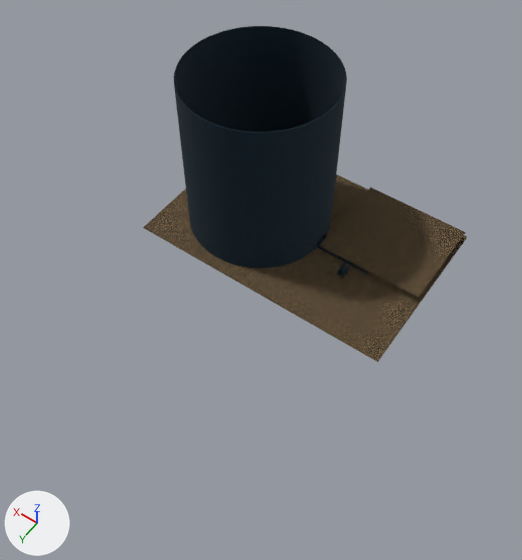
Two versions of the Blender file assets/dungeon.blend, one commit apart.
One viewpoint serves both versions: a camera (50 mm lens) standing at (-63.7, 196.5, 225.3) and looking at (27.6, 68.6, 24.4). Every picture has the same lights, and +X, +Y and +Z are marked at lower left. Objects named as collision shapes, trigger or cutter boxes, shadow casters or lower levels of detail are left out.

The first picture shows 'BigRoom -col', 'Ceiling -convcol', 'Floor -convcol'.
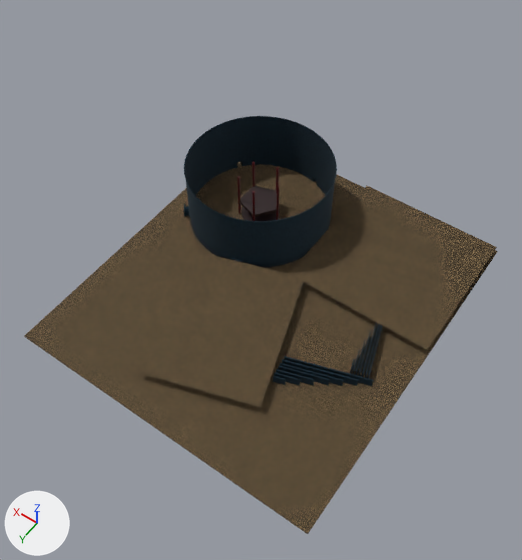
Where the newer file only moved an object's origin or applied its transform, the numbers keep the older frame.

What changed in the scene script:
```text
Change me_cube:
    where me_cube.from_pydata(...)  # 8 vertices, 6 faces; spans x -17.6..94.9, y -14.8..59.1, z -0.2..0.2
    me_cube part 1
    me_cube.vertices[0].co: (94.9, 59.1, 0.2) -> (94.9, 126.0, 0.2)  # pixel (143, 227) -> pixel (23, 336)
    me_cube.vertices[1].co: (94.9, 59.1, -0.2) -> (94.9, 126.0, -0.2)  # pixel (143, 227) -> pixel (24, 336)
    me_cube.vertices[4].co: (-17.6, 59.1, 0.2) -> (-31.1, 126.0, 0.2)  # pixel (377, 361) -> pixel (307, 534)
    me_cube.vertices[5].co: (-17.6, 59.1, -0.2) -> (-31.1, 126.0, -0.2)  # pixel (377, 362) -> pixel (307, 534)
    me_cube.vertices[6].co: (-17.6, -14.8, 0.2) -> (-31.1, -14.8, 0.2)  # pixel (467, 236) -> pixel (497, 251)
    me_cube.vertices[7].co: (-17.6, -14.8, -0.2) -> (-31.1, -14.8, -0.2)  # pixel (467, 237) -> pixel (497, 251)
Change me_cube_005:
    where me_cube_005.from_pydata(...)  # 8 vertices, 6 faces; spans x -0.82..1.37, y -0.63..1.36, z -0.2..0.2
    used by ob_ceiling__convcol; location = (0.0, 0.0, 4.0); scale = (20.4, 20.4, 1.0)
    me_cube_005 part 2: the whole mesh is scaled about its middle by (1.35, 1.47, 1), then moved by (-0.29, 0.47, 0.0)
Change me_cylinder_014:
    remove me_cylinder_014.from_pydata(...)  # 257 vertices, 242 faces; spans x -30.1..30.1, y -30.1..30.1, z -3.0..67.1
    add me_cylinder_014.from_pydata(...)  # 282 vertices, 183 faces; spans x -30.1..30.1, y -30.1..30.1, z -3.0..24.7
    me_cylinder_014 part 3: 126 vertices removed from x -30.1..30.1, y -30.1..30.1, z -0.9..67.1; 151 vertices added at x -30.1..30.1, y -30.1..30.1, z -3.0..24.7
Add ob_wall_013__noimp:
    ob_wall_013__noimp = bpy.data.objects.new('Wall.013 -noimp', me_cube_032)  # a box spanning x 1.77..2.17, y -10.28..-5.65, z -2.26..1.74
    ob_wall_013__noimp.location = (13.4, 91.6, 2.3)
    ob_wall_013__noimp.rotation_euler = (0.0, 0.0, 5.027)  # degrees (0, 0, 288)
Add ob_wall_012__noimp:
    ob_wall_012__noimp = bpy.data.objects.new('Wall.012 -noimp', me_cube_032.copy())
    ob_wall_012__noimp.location = (5.5, 0.2, 2.3)
    ob_wall_012__noimp.rotation_euler = (0.0, 0.0, 3.456)  # degrees (0, 0, 198)
    ob_wall_012__noimp.scale = (1.0, 7.0, 1.0)
Add ob_wall_011__noimp:
    ob_wall_011__noimp = bpy.data.objects.new('Wall.011 -noimp', me_cube_032.copy())
    ob_wall_011__noimp.location = (3.3, 10.4, 2.3)
    ob_wall_011__noimp.rotation_euler = (0.0, 0.0, 3.456)  # degrees (0, 0, 198)
    ob_wall_011__noimp.scale = (1.0, 6.0, 1.0)
Add ob_wall_010__noimp:
    ob_wall_010__noimp = bpy.data.objects.new('Wall.010 -noimp', me_cube_032.copy())
    ob_wall_010__noimp.location = (1.3, 20.3, 2.3)
    ob_wall_010__noimp.rotation_euler = (0.0, 0.0, 3.456)  # degrees (0, 0, 198)
    ob_wall_010__noimp.scale = (1.0, 5.0, 1.0)
Add ob_wall_009__noimp:
    ob_wall_009__noimp = bpy.data.objects.new('Wall.009 -noimp', me_cube_032.copy())
    ob_wall_009__noimp.location = (-0.7, 30.4, 2.3)
    ob_wall_009__noimp.rotation_euler = (0.0, 0.0, 3.456)  # degrees (0, 0, 198)
    ob_wall_009__noimp.scale = (1.0, 4.0, 1.0)
Add ob_wall_008__noimp:
    ob_wall_008__noimp = bpy.data.objects.new('Wall.008 -noimp', me_cube_032.copy())
    ob_wall_008__noimp.location = (-2.9, 40.7, 2.3)
    ob_wall_008__noimp.rotation_euler = (0.0, 0.0, 3.456)  # degrees (0, 0, 198)
    ob_wall_008__noimp.scale = (1.0, 3.0, 1.0)
Add ob_wall_006__noimp:
    ob_wall_006__noimp = bpy.data.objects.new('Wall.006 -noimp', me_cube_032.copy())
    ob_wall_006__noimp.location = (46.9, 93.2, 2.3)
    ob_wall_006__noimp.rotation_euler = (0.0, 0.0, 5.027)  # degrees (0, 0, 288)
    ob_wall_006__noimp.scale = (1.0, 7.0, 1.0)
Add ob_wall_005__noimp:
    ob_wall_005__noimp = bpy.data.objects.new('Wall.005 -noimp', me_cube_032.copy())
    ob_wall_005__noimp.location = (41.4, 92.9, 2.3)
    ob_wall_005__noimp.rotation_euler = (0.0, 0.0, 5.027)  # degrees (0, 0, 288)
    ob_wall_005__noimp.scale = (1.0, 6.0, 1.0)
Add ob_wall_004__noimp:
    ob_wall_004__noimp = bpy.data.objects.new('Wall.004 -noimp', me_cube_032.copy())
    ob_wall_004__noimp.location = (35.9, 92.9, 2.3)
    ob_wall_004__noimp.rotation_euler = (0.0, 0.0, 5.027)  # degrees (0, 0, 288)
    ob_wall_004__noimp.scale = (1.0, 5.0, 1.0)
Add ob_wall_003__noimp:
    ob_wall_003__noimp = bpy.data.objects.new('Wall.003 -noimp', me_cube_032.copy())
    ob_wall_003__noimp.location = (30.3, 92.3, 2.3)
    ob_wall_003__noimp.rotation_euler = (0.0, 0.0, 5.027)  # degrees (0, 0, 288)
    ob_wall_003__noimp.scale = (1.0, 4.0, 1.0)
Add ob_wall_002__noimp:
    ob_wall_002__noimp = bpy.data.objects.new('Wall.002 -noimp', me_cube_032.copy())
    ob_wall_002__noimp.location = (24.7, 92.3, 2.3)
    ob_wall_002__noimp.rotation_euler = (0.0, 0.0, 5.027)  # degrees (0, 0, 288)
    ob_wall_002__noimp.scale = (1.0, 3.0, 1.0)
Add ob_wall_001__noimp:
    ob_wall_001__noimp = bpy.data.objects.new('Wall.001 -noimp', me_cube_032.copy())
    ob_wall_001__noimp.location = (19.0, 92.0, 2.3)
    ob_wall_001__noimp.rotation_euler = (0.0, 0.0, 5.027)  # degrees (0, 0, 288)
    ob_wall_001__noimp.scale = (1.0, 2.0, 1.0)
Add ob_tunnel_004__col:
    ob_tunnel_004__col = bpy.data.objects.new('Tunnel.004 -col', me_cube_014)
    ob_tunnel_004__col.location = (84.2, 41.7, 2.0)
    ob_tunnel_004__col.rotation_euler = (0.0, 0.0, -2.513)  # degrees (0, 0, -144)
Add ob_ceiling_001__convcol:
    ob_ceiling_001__convcol = bpy.data.objects.new('Ceiling.001 -convcol', me_cube_071)  # 10 vertices, 7 faces; spans x -1.5..1.39, y -0.71..1.54, z -0.2..0.2
    ob_ceiling_001__convcol.location = (28.2, 76.1, 4.0)
    ob_ceiling_001__convcol.rotation_euler = (0.0, 0.0, -1.257)  # degrees (0, 0, -72)
    ob_ceiling_001__convcol.scale = (20.4, 20.4, 1.0)
```

Boxes [x1, y1, x2, y2] around the edits, measured in the pictures (522 x 560 px):
'Floor -convcol', reshaped
    before: [143, 174, 467, 362]
    after: [24, 162, 498, 534]
'BigRoom -col', reshaped (11% narrower, 37% shorter)
    before: [174, 26, 347, 268]
    after: [184, 116, 337, 268]
'Ceiling -convcol', mesh rescaled (42% wider, 47% taller)
    before: [320, 187, 466, 298]
    after: [289, 186, 497, 350]
'Ceiling.001 -convcol', added
    after: [137, 251, 303, 408]
'Wall.006 -noimp', added
    after: [284, 356, 373, 386]
'Wall.005 -noimp', added
    after: [282, 359, 358, 386]
'Wall.003 -noimp', added
    after: [278, 366, 329, 385]
'Wall.004 -noimp', added
    after: [280, 363, 343, 386]
'Wall.002 -noimp', added
    after: [276, 369, 314, 386]
'Wall.001 -noimp', added
    after: [274, 373, 300, 385]
'Wall.013 -noimp', added
    after: [273, 376, 286, 385]
'Wall.010 -noimp', added
    after: [362, 322, 377, 377]
'Wall.011 -noimp', added
    after: [365, 324, 380, 378]
'Wall.012 -noimp', added
    after: [368, 325, 382, 379]
'Wall.009 -noimp', added
    after: [358, 330, 371, 376]
'Tunnel.004 -col', added
    after: [184, 203, 190, 217]
'Wall.008 -noimp', added
    after: [355, 340, 366, 375]
